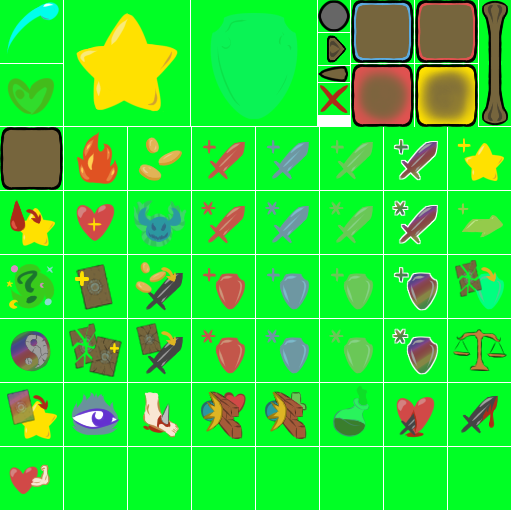
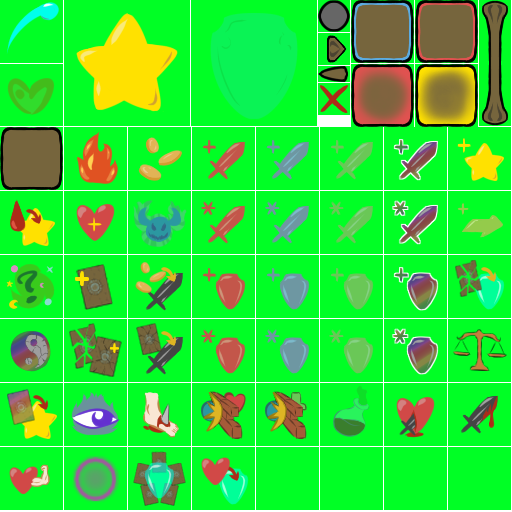
Comparing the layer stacks of the two (512, 512) images. Changes:
painted on "Calque de dessin 19" (1st of 8, in "Copier de Calque de groupe 18") over [71, 273, 504, 506]
painted on "Calque de dessin 17" (3rd of 7, in "Copier de Calque de groupe 18") over [71, 273, 504, 506]
painted on "Calque de dessin 19" (2nd of 8, in "Copier de Calque de groupe 18") over [71, 273, 504, 506]
painted on "Calque de dessin 17" (4th of 7, in "Copier de Calque de groupe 18") over [71, 273, 504, 506]
painted on "Calque de dessin 19" (3rd of 8, in "Copier de Calque de groupe 18") over [71, 273, 504, 506]
painted on "Calque de dessin 17" (5th of 7, in "Copier de Calque de groupe 18") over [71, 273, 504, 506]
painted on "Calque de dessin 19" (7th of 8, in "Calque de groupe 18") over [71, 273, 504, 506]
painted on "Calque de dessin 17 Fusionnés" (2nd of 11, in "Calque de groupe 18") over [71, 273, 504, 506]
painted on "Calque de dessin 25" (2nd of 8, in "Copier de Calque de groupe 18") over [71, 273, 504, 506]
painted on "Calque de dessin 17 Fusionnés" (5th of 11, in "Copier de Calque de groupe 18") over [71, 273, 504, 506]
painted on "Calque de dessin 25" (4th of 8, in "Copier de Calque de groupe 18") over [71, 273, 504, 506]
painted on "Calque de dessin 17 Fusionnés" (7th of 11, in "Copier de Calque de groupe 18") over [71, 273, 504, 506]
painted on "Calque de dessin 26" over [71, 273, 504, 506]
painted on "Calque de dessin 25" (7th of 8, in "Copier de Calque de groupe 18") over [71, 451, 249, 506]
painted on "Calque de dessin 17 Fusionnés" (10th of 11, in "Copier de Calque de groupe 18") over [71, 451, 249, 506]
painted on "Calque de dessin 25" (8th of 8, in "Copier de Calque de groupe 18") over [71, 451, 249, 506]
painted on "Calque de dessin 17 Fusionnés" (11th of 11, in "Copier de Calque de groupe 18") over [71, 451, 249, 506]
painted on "Copier de starHit" (3rd of 4) over [71, 273, 504, 506]
…and 22 more changes (17 added, 2 opacity, 5 painted)
